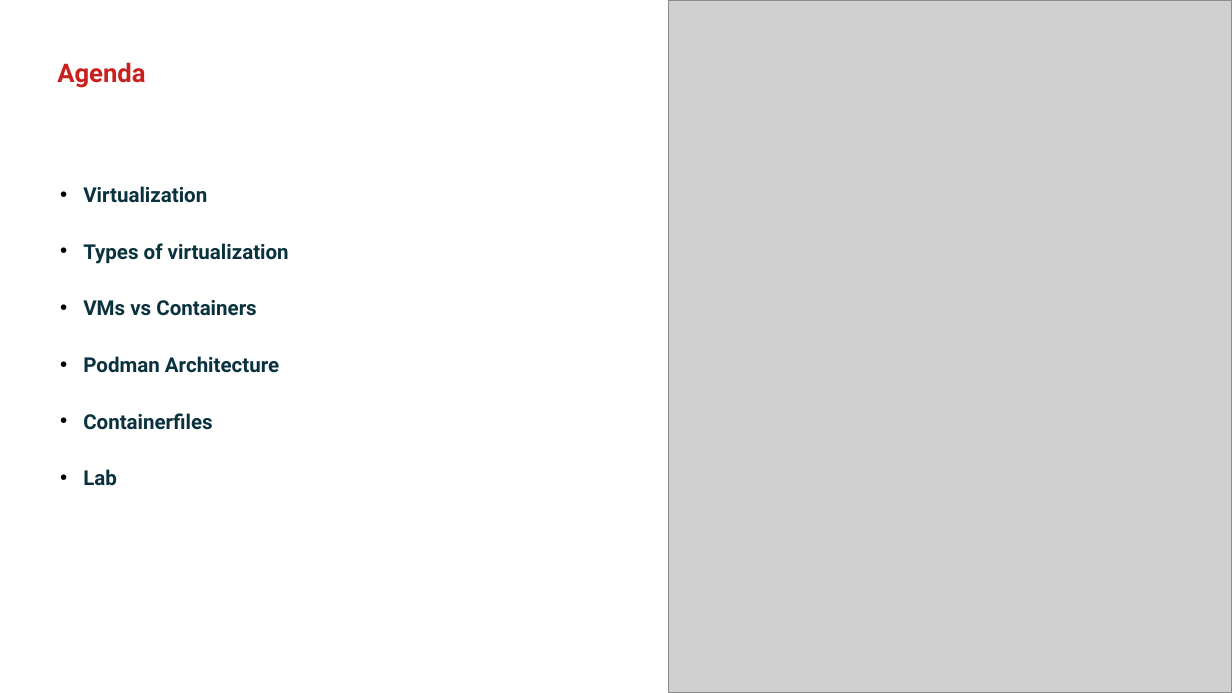
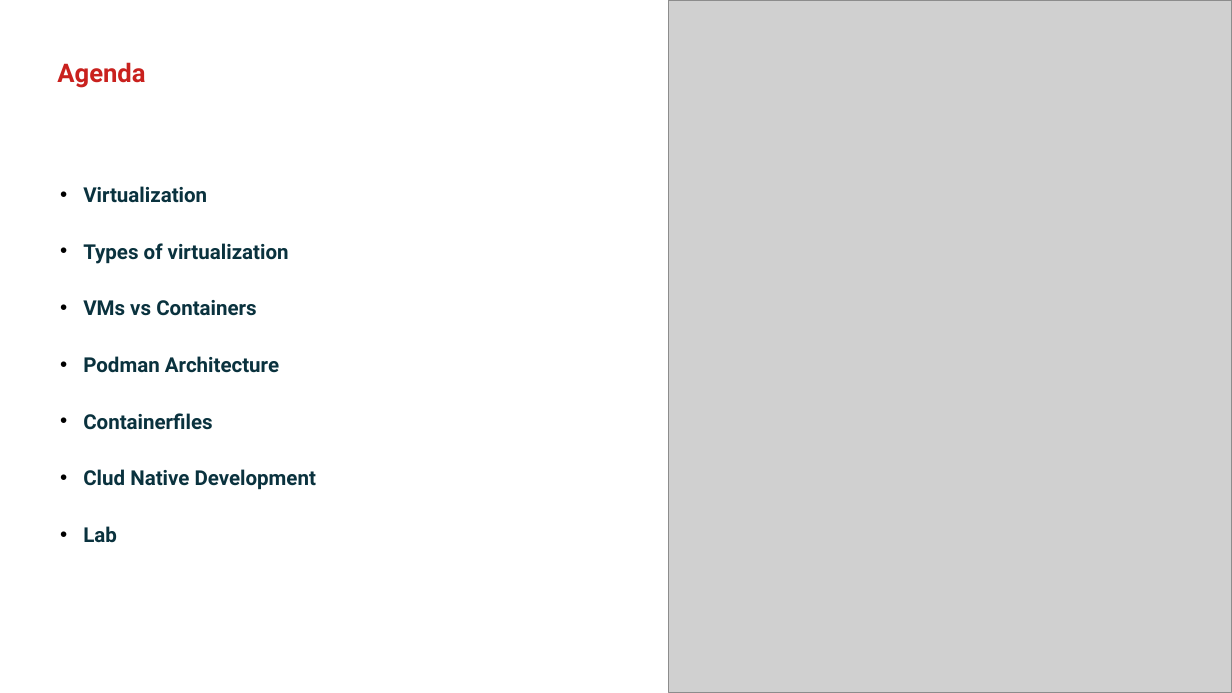
Before and after one commit to true-north-engineering/hpb-educ, a slide deck: slide 2 of Day01_Podman.pptx. Drawn at 1232x693 pixels with LibreOffice and Linux fonts; fonts in the diff are those of the drawing; grey boxes stand for pictures. Boxes give left, top, right and bottom in pixels: in the first picture for what was removed or moved away, otherwise in the second. Text is boxed around its words. In the diff, an @@ line names an element or a change of style, - is before the commit and + after.

```diff
--- a/Day01_Podman.pptx
+++ b/Day01_Podman.pptx
@@ text at bbox=[83, 469, 316, 490]: paragraph added @@
+• Clud Native Development
```
Also in this commit, not shown: 1 other file.
